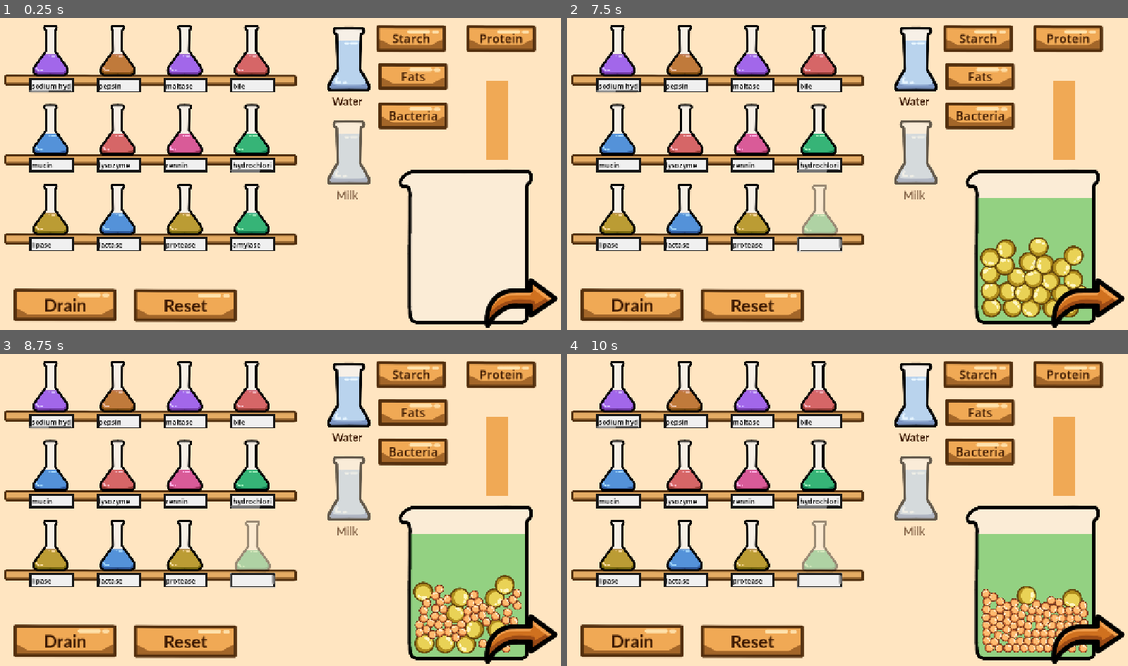
Above: before the commit, frames 1-4 (two rows, left to right).
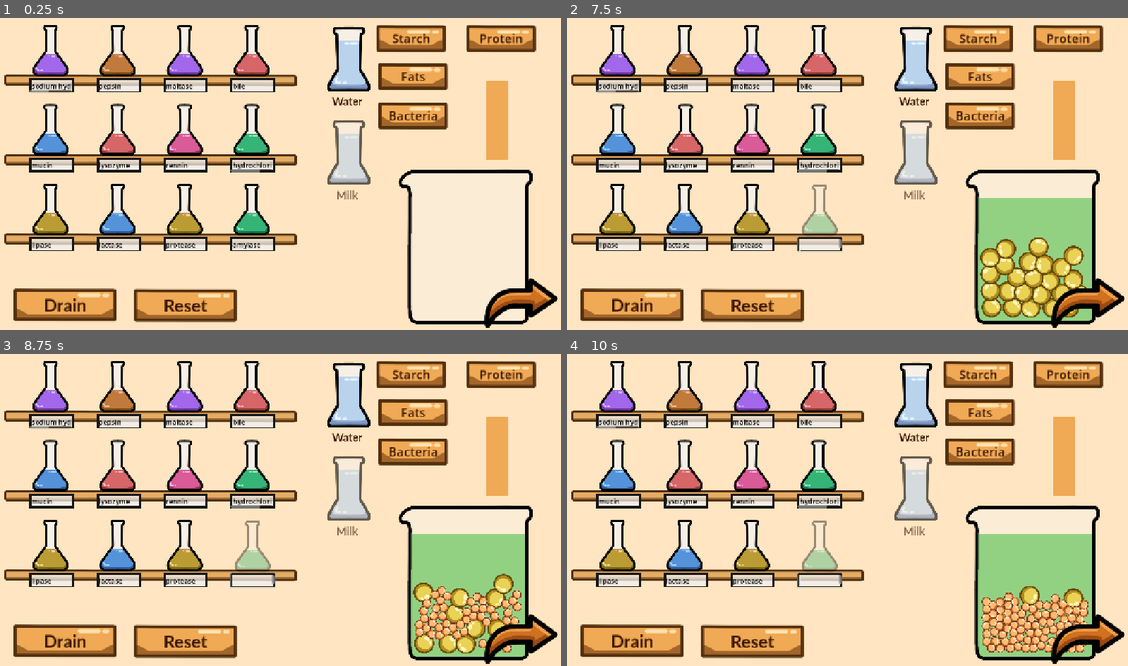
Above: after the commit, the same moments.

Repository: Fae-aof/Digestion-Junction
Game: Godot game, scene res://Digestion Track/track_level.tscn
Same seed, same stepped clock (60 frames per second), same inputs: the game is played once before the commit and once after it.
Inputs (mouse positions are in pixels of both pictures, inside the frame that each line leads up to):
- Up to frame 1 (0.25 s): no input
- Up to frame 2 (7.5 s): click (1066, 120) at 0.5 s; click (617, 49) at 1.27 s; tap Enter at 2, 3.5, 5, 5.75, 6.5, 7.25 s; move the mouse to (970, 155) at 2.02 s; hold Right 2.03-2.75 s; tap Alt at 2.1, 5.1, 6.6 s; click (970, 155) at 2.17 s; click "Drain" at 2.75 s; move the mouse to (735, 186) at 3.52 s; hold Down (ui_down) 3.53-4.25 s; tap Shift at 3.6, 5.85, 7.35 s; click "Starch" at 4.25 s; move the mouse to (903, 102) at 5.02 s; hold Right 5.03-5.78 s; move the mouse to (819, 233) at 5.77 s; hold Up 5.78-6.53 s; click (819, 233) at 5.92 s; move the mouse to (1015, 217) at 6.52 s; hold Left from 6.53 s (still down); move the mouse to (673, 124) at 7.27 s
- Up to frame 3 (8.75 s): move the mouse to (308, 506) at 8.02 s; release Left at 8.03 s; hold Down (ui_down) from 8.03 s (still down); tap Alt at 8.1 s; click (308, 506) at 8.17 s
- Up to frame 4 (10 s): move the mouse to (763, 428) at 8.77 s; release Down (ui_down) at 8.78 s; hold Right 8.78-9.53 s; tap Shift at 8.85 s; move the mouse to (970, 491) at 9.52 s; hold Up from 9.53 s (still down); tap Alt at 9.6 s

The runs differ from the first frame. In frame 1, 1.5% of the frame differs, in the area x 5-49%, y 19-73%; in frame 2, 1.6%; in frame 3, 3.0%; in frame 4, 3.5%, in the area x 5-93%, y 19-96%.

Commit message:
Changed peristalsis
- Peristalsis gets enabled when the food has been bitten in the mouth
- Changed peristalsis movement to be smoother
- Added peristalsis panel minigame
- Player must click the moving button to continue peristalsis of food through the gullet

Diff:
--- /dev/null
+++ b/digestion-junction/Digestion Track/Bit Molecule.tscn
@@ -0,0 +1,40 @@
+[gd_scene format=3 uid="uid://bd63w5x1guufo"]
+
+[ext_resource type="Script" uid="uid://dj1d6dy2ffjcx" path="res://Digestion Track/bit_molecule.gd" id="1_40502"]
+[ext_resource type="Texture2D" uid="uid://dj21tvj7oexi1" path="res://Sprites/Molecules/mol_maltose.png" id="2_ua7y6"]
+
+[sub_resource type="PhysicsMaterial" id="PhysicsMaterial_auskg"]
+friction = 2.5
+absorbent = true
+
+[sub_resource type="SpriteFrames" id="SpriteFrames_1vivr"]
+animations = [{
+"frames": [{
+"duration": 1.0,
+"texture": ExtResource("2_ua7y6")
+}],
+"loop": 1,
+"name": &"Molecule",
+"speed": 5.0
+}]
+
+[sub_resource type="CircleShape2D" id="CircleShape2D_1vivr"]
+radius = 39.22323
+
+[node name="TrackMolecule" type="RigidBody2D" unique_id=246993542]
+physics_material_override = SubResource("PhysicsMaterial_auskg")
+freeze_mode = 1
+continuous_cd = 2
+constant_force = Vector2(0.1, 0)
+script = ExtResource("1_40502")
+
+[node name="AnimatedSprite2D" type="AnimatedSprite2D" parent="." unique_id=644171979]
+scale = Vector2(0.21, 0.21)
+sprite_frames = SubResource("SpriteFrames_1vivr")
+animation = &"Molecule"
+
+[node name="CollisionShape2D" type="CollisionShape2D" parent="." unique_id=501776737]
+scale = Vector2(0.21, 0.21)
+shape = SubResource("CircleShape2D_1vivr")
+
+[connection signal="body_entered" from="." to="." method="_on_body_entered"]
--- a/digestion-junction/Digestion Track/Track Molecule.tscn
+++ b/digestion-junction/Digestion Track/Track Molecule.tscn
@@ -22,6 +22,8 @@
 radius = 39.22323
 
 [node name="TrackMolecule" type="RigidBody2D" unique_id=246993542 groups=["small"]]
+collision_layer = 3
+collision_mask = 3
 physics_material_override = SubResource("PhysicsMaterial_auskg")
 freeze_mode = 1
 continuous_cd = 2
--- /dev/null
+++ b/digestion-junction/Digestion Track/bit_molecule.gd
@@ -0,0 +1,12 @@
+extends RigidBody2D
+
+@onready var animation: AnimatedSprite2D = $AnimatedSprite2D
+@onready var collision: CollisionShape2D = $CollisionShape2D
+
+
+# Called when the node enters the scene tree for the first time.
+func _ready() -> void:
+	var scl = randf_range(0.08, 0.13)
+	animation.scale = Vector2(scl, scl)
+	collision.scale = Vector2(scl, scl)
+	apply_force(Vector2(10, 2))
--- a/digestion-junction/Digestion Track/peristalsis.tscn
+++ b/digestion-junction/Digestion Track/peristalsis.tscn
@@ -7,9 +7,9 @@
 
 [node name="Left Push" type="CollisionPolygon2D" parent="." unique_id=1622975802]
 position = Vector2(-70, 0)
-polygon = PackedVector2Array(-32, -25, 48, -37, 37, -25, 23, 47, -29, 67)
+polygon = PackedVector2Array(-32, -25, 48, -37, 37, -25, 23, 27, -29, 35)
 
 [node name="Right Push" type="CollisionPolygon2D" parent="." unique_id=1616489001]
 position = Vector2(70, 0)
 scale = Vector2(-1, 1)
-polygon = PackedVector2Array(-32, -25, 45, -37, 37, -25, 23, 47, -32, 63)
+polygon = PackedVector2Array(-32, -25, 45, -37, 37, -25, 23, 28, -32, 31)
--- /dev/null
+++ b/digestion-junction/Digestion Track/peristalsis_node.gd
@@ -0,0 +1,27 @@
+extends StaticBody2D
+
+@onready var left_push: CollisionPolygon2D = $"Left Push"
+@onready var right_push: CollisionPolygon2D = $"Right Push"
+
+var first = true
+var decay = 20
+
+func _ready() -> void:
+	var time = 0.2
+	var tweenR = create_tween()
+	tweenR.tween_property(right_push, "position", Vector2(50, 0), time)
+	var tweenL = create_tween()
+	tweenL.tween_property(left_push, "position", Vector2(-50, 0), time)
+
+func move():
+	if first:
+		await get_tree().create_timer(0.2).timeout
+		first = false
+	var time = 0.7
+	var tweenR = create_tween()
+	tweenR.tween_property(right_push, "position", right_push.position + Vector2(0, 20), time)
+	var tweenL = create_tween()
+	tweenL.tween_property(left_push, "position", left_push.position + Vector2(0, 20), time)
+	decay -= 1
+	if decay <= 0:
+		queue_free()
--- /dev/null
+++ b/digestion-junction/Digestion Track/peristalsis_node.tscn
@@ -0,0 +1,24 @@
+[gd_scene format=3 uid="uid://ds7o8kvvyt1tj"]
+
+[ext_resource type="Script" uid="uid://dsq5t0p334d26" path="res://Digestion Track/peristalsis_node.gd" id="1_vwrh6"]
+
+[sub_resource type="RectangleShape2D" id="RectangleShape2D_1vivr"]
+size = Vector2(138, 6)
+
+[node name="Peristalsis Node" type="StaticBody2D" unique_id=438394282 groups=["peri"]]
+script = ExtResource("1_vwrh6")
+
+[node name="Left Push" type="CollisionPolygon2D" parent="." unique_id=992433173]
+position = Vector2(-66, 0)
+polygon = PackedVector2Array(-32, -25, 49.845, -37, 46.845, -29, 37, -25, 23, 27, -29, 35)
+
+[node name="Right Push" type="CollisionPolygon2D" parent="." unique_id=1066573836]
+position = Vector2(66, 0)
+scale = Vector2(-1, 1)
+polygon = PackedVector2Array(-32, -25, 47, -37, 44, -30, 33, -24, 23, 28, -32, 31)
+
+[node name="Area2D" type="Area2D" parent="." unique_id=786581198 groups=["peri"]]
+
+[node name="CollisionShape2D" type="CollisionShape2D" parent="Area2D" unique_id=1889200116]
+position = Vector2(1, -28)
+shape = SubResource("RectangleShape2D_1vivr")
--- a/digestion-junction/Digestion Track/track.gd
+++ b/digestion-junction/Digestion Track/track.gd
@@ -12,17 +12,20 @@
 
 @onready var top_teeth: CollisionShape2D = $"Teeth/Top teeth"
 @onready var bottom_teeth: CollisionShape2D = $"Teeth/Bottom teeth"
-@onready var peri_1: Node2D = $Peri1
-@onready var peri_2: Node2D = $Peri2
-@onready var peri_3: Node2D = $Peri3
+var teeth_count = 0
+var teeth_moving = false
 
-var peri_array
-var peri_count = 0
+signal peri_start
+@onready var peristalsis_parent: Marker2D = $"Peristalsis Parent"
+@onready var peri_node = preload("res://Digestion Track/peristalsis_node.tscn")
+var peri_ready = true
+var cooldown = 0
+var decay = 1
 
 var score = 0
 
 func _ready() -> void:
-	peri_array = [peri_1, peri_2, peri_3]
+	peristalsis()
 	barriers = barrier_parent.get_children()
 	current_ans = answers.pop_front()
 
@@ -34,6 +37,9 @@
 func _process(delta: float) -> void:
 	if Input.is_action_just_pressed("ui_down"):
 		move_teeth()
+	if decay > 0:
+		peristalsis()
+	decay -= delta
 
 func _on_area_2d_body_entered(body: Node2D) -> void:
 	if body.is_in_group("small"):
@@ -45,15 +51,19 @@
 		body.shrink()
 
 func move_teeth():
-	var y_cord = 74
-	var mid_cord = 30
-	var tweenT = create_tween()
-	tweenT.tween_property(top_teeth, "position", Vector2 (0,-mid_cord), 0.15)
-	var tweenB = create_tween()
-	tweenB.tween_property(bottom_teeth, "position", Vector2 (0,mid_cord), 0.15)
-	tweenT.tween_property(top_teeth, "position", Vector2 (0,-y_cord), 0.15)
-	tweenB.tween_property(bottom_teeth, "position", Vector2 (0,y_cord), 0.15)
-
+	if !teeth_moving:
+		teeth_moving
+		teeth_count += 1
+		var y_cord = 74
+		var mid_cord = 30
+		var tweenT = create_tween()
+		tweenT.tween_property(top_teeth, "position", Vector2 (0,-mid_cord), 0.15)
+		var tweenB = create_tween()
+		tweenB.tween_property(bottom_teeth, "position", Vector2 (0,mid_cord), 0.15)
+		tweenT.tween_property(top_teeth, "position", Vector2 (0,-y_cord), 0.15)
+		tweenB.tween_property(bottom_teeth, "position", Vector2 (0,y_cord), 0.15)
+		if teeth_count > 4:
+			emit_signal("peri_start")
 
 func _on_esoph_body_exited(body: Node2D) -> void:
 	if body.is_in_group("small"):
@@ -61,14 +71,21 @@
 		body.linear_velocity = Vector2.ZERO
 
 func _on_friction_pressed() -> void:
-	var peri = peri_array[peri_count]
-	for i in peri.get_children():
-		i.squeeze()
-	peri_count += 1;
-	if peri_count >= 3:
-		peri_count = 0
-
+	peristalsis()
 
 func _on_esoph_exit_body_exited(body: Node2D) -> void:
 	if body.is_in_group("small"):
 		body.gravity_scale = 1
+
+func peristalsis():
+	if peri_ready:
+		if cooldown == 0:
+			var new_peri = peri_node.instantiate()
+			peristalsis_parent.add_child(new_peri)
+			cooldown = 3
+		peri_ready = false
+		for i in peristalsis_parent.get_children():
+			i.move()
+		cooldown -= 1
+		await get_tree().create_timer(0.8).timeout
+		peri_ready = true
--- a/digestion-junction/Digestion Track/track.tscn
+++ b/digestion-junction/Digestion Track/track.tscn
@@ -2,16 +2,18 @@
 
 [ext_resource type="Script" uid="uid://cu3glyhuik1e4" path="res://Digestion Track/track.gd" id="1_8ygy3"]
 [ext_resource type="Texture2D" uid="uid://cjwanqxconiqw" path="res://Sprites/lineart of track.PNG" id="2_cg5vd"]
-[ext_resource type="PackedScene" uid="uid://btjqgmgup6buy" path="res://Digestion Track/peristalsis.tscn" id="3_8ygy3"]
 
 [sub_resource type="RectangleShape2D" id="RectangleShape2D_1vivr"]
 size = Vector2(378.5, 126)
 
 [sub_resource type="RectangleShape2D" id="RectangleShape2D_8vrlf"]
-size = Vector2(184, 61)
+size = Vector2(225, 61)
 
 [sub_resource type="RectangleShape2D" id="RectangleShape2D_v5gy4"]
-size = Vector2(60, 22)
+size = Vector2(60, 19)
+
+[sub_resource type="RectangleShape2D" id="RectangleShape2D_qbdty"]
+size = Vector2(139, 20)
 
 [node name="Track" type="StaticBody2D" unique_id=733336893]
 script = ExtResource("1_8ygy3")
@@ -24,7 +26,7 @@
 polygon = PackedVector2Array(85, -367, 119, -488, 116, -649, -116, -696, -200, -663, -145, -616, -9, -586, 15, -560, 15, -494, 7, -359, 26, -21, 88, -6, 97, -195)
 
 [node name="Left 1" type="CollisionPolygon2D" parent="." unique_id=1514394002]
-polygon = PackedVector2Array(-243, -558, -163, -501, -92, -494, -87, -435, -71, -18, -20, -20, -27, -503, -61, -539, -178, -567, -203, -587)
+polygon = PackedVector2Array(-243, -558, -163, -501, -92, -494, -87, -435, -71, -18, -20, -20, -26, -508, -51, -531, -85, -547, -185, -573, -203, -587)
 
 [node name="Left 2" type="CollisionPolygon2D" parent="." unique_id=441769106]
 position = Vector2(133, 570)
@@ -38,7 +40,7 @@
 
 [node name="Barrier 1" type="CollisionPolygon2D" parent="Barriers" unique_id=1947364506]
 position = Vector2(9, -46)
-polygon = PackedVector2Array(-41, -458, 22, -458, 23.368835, -480.58572, -19, -538, -52, -490)
+polygon = PackedVector2Array(-41, -458, 22, -458, 23.368835, -480.58572, -19, -538, -53, -495, -76, -493)
 
 [node name="Barrier 2" type="CollisionPolygon2D" parent="Barriers" unique_id=189679716]
 position = Vector2(-112, 731)
@@ -47,6 +49,14 @@
 [node name="Barrier 3" type="CollisionPolygon2D" parent="Barriers" unique_id=1211630617]
 position = Vector2(-14, 1074)
 polygon = PackedVector2Array(-31, -441, 61, -444, 68, -518, -46, -488)
+
+[node name="Barriers2" type="StaticBody2D" parent="." unique_id=1680986243]
+collision_layer = 2
+collision_mask = 2
+
+[node name="Barrier 1" type="CollisionPolygon2D" parent="Barriers2" unique_id=363560822]
+position = Vector2(9, -46)
+polygon = PackedVector2Array(-41, -458, 22, -458, 23.368835, -480.58572, -19, -538, -53, -495, -76, -493)
 
 [node name="Area2D" type="Area2D" parent="." unique_id=397681386]
 
@@ -58,18 +68,18 @@
 position = Vector2(-77, -580)
 
 [node name="Top teeth" type="CollisionShape2D" parent="Teeth" unique_id=1699202606]
-position = Vector2(0, -74)
+position = Vector2(-3.5, -74)
 shape = SubResource("RectangleShape2D_8vrlf")
 
 [node name="Bottom teeth" type="CollisionShape2D" parent="Teeth" unique_id=336527218]
-position = Vector2(0, 74)
+position = Vector2(-3, 74)
 shape = SubResource("RectangleShape2D_8vrlf")
 
 [node name="Esoph" type="Area2D" parent="." unique_id=1805188069]
 position = Vector2(0, -430)
 
 [node name="CollisionShape2D" type="CollisionShape2D" parent="Esoph" unique_id=1982887281]
-position = Vector2(-8, 15)
+position = Vector2(-8, 3)
 shape = SubResource("RectangleShape2D_v5gy4")
 
 [node name="CollisionShape2D2" type="CollisionShape2D" parent="Esoph" unique_id=676437331]
@@ -94,34 +104,21 @@
 offset_bottom = -14.0
 flat = true
 
-[node name="Peri1" type="Node2D" parent="." unique_id=714166358]
+[node name="Peristalsis Parent" type="Marker2D" parent="." unique_id=1205739989]
+position = Vector2(-11, -415)
 
-[node name="Peristalsis" parent="Peri1" unique_id=1236845276 instance=ExtResource("3_8ygy3")]
-position = Vector2(-11, -424)
+[node name="Peri Start" type="Area2D" parent="." unique_id=161578641]
+position = Vector2(0, -363)
 
-[node name="Peristalsis2" parent="Peri1" unique_id=965425987 instance=ExtResource("3_8ygy3")]
-position = Vector2(-7, -212)
-
-[node name="Peri2" type="Node2D" parent="." unique_id=2010762670]
-position = Vector2(0, 43)
-
-[node name="Peristalsis" parent="Peri2" unique_id=1291056959 instance=ExtResource("3_8ygy3")]
-position = Vector2(-11, -394)
-
-[node name="Peristalsis3" parent="Peri2" unique_id=1929237394 instance=ExtResource("3_8ygy3")]
-position = Vector2(0, -185)
-
-[node name="Peri3" type="Node2D" parent="." unique_id=1707992060]
-position = Vector2(0, 43)
-
-[node name="Peristalsis2" parent="Peri3" unique_id=790372393 instance=ExtResource("3_8ygy3")]
-position = Vector2(-11, -324)
-
-[node name="Peristalsis4" parent="Peri3" unique_id=1802769886 instance=ExtResource("3_8ygy3")]
-position = Vector2(0, -117)
+[node name="CollisionShape2D" type="CollisionShape2D" parent="Peri Start" unique_id=1182651869]
+position = Vector2(-15.5, 73)
+shape = SubResource("RectangleShape2D_qbdty")
 
 [connection signal="body_entered" from="Area2D" to="." method="_on_area_2d_body_entered"]
 [connection signal="body_entered" from="Teeth" to="." method="_on_teeth_body_entered"]
 [connection signal="body_exited" from="Esoph" to="." method="_on_esoph_body_exited"]
 [connection signal="body_exited" from="Esoph_exit" to="." method="_on_esoph_exit_body_exited"]
 [connection signal="pressed" from="Friction" to="." method="_on_friction_pressed"]
+[connection signal="area_entered" from="Peri Start" to="." method="_on_peri_start_area_entered"]
+[connection signal="area_exited" from="Peri Start" to="." method="_on_peri_start_area_exited"]
+[connection signal="area_shape_entered" from="Peri Start" to="." method="_on_peri_start_area_shape_entered"]
--- a/digestion-junction/Digestion Track/track_level.gd
+++ b/digestion-junction/Digestion Track/track_level.gd
@@ -28,14 +28,22 @@
 var sections = ["At Mouth", "At Stomach", "At Small Intestine"]
 var guide = ["The mouth produces saliva that destroys bacteria, breaks down starch and softens food."]
 
+#Peristalsis
+@onready var but_mark2: Marker2D = $"Game Panel/Marker2D"
+@onready var but_mark: Marker2D = $"Game Panel/Marker2D2"
+@onready var button: Button = $"Game Panel/Button"
+@onready var game_panel: Panel = $"Game Panel"
+
 func _process(delta: float) -> void:
 	score.text = "Score: " + str(track.score)
+
 
 func _ready() -> void:
 	labels = components.get_children()
 	part_label.text = sections.pop_front()
 	answers = track.current_ans
 	answer_text.text = guide[0]
+	track.connect("peri_start", peri_start)
 
 func _on_to_track_pressed() -> void:
 	for i in labels:
@@ -54,6 +62,7 @@
 
 
 func _on_pour_solution_pressed() -> void:
+	track.area_complete()
 	var incorrect = solution_maker.components.duplicate()
 	for i in solution_maker.components:
 		if answers.has(i):
@@ -126,3 +135,10 @@
 		solution_maker.offset += Vector2(0, dist)
 		await get_tree().create_timer(0.3).timeout
 		not_moving = true
+
+func _on_button_pressed() -> void:
+	button.global_position = Vector2(randf_range(but_mark.global_position.x, but_mark2.global_position.x), randf_range(but_mark.global_position.y, but_mark2.global_position.y))
+	track.decay = 1
+
+func peri_start():
+	game_panel.show()
--- a/digestion-junction/Digestion Track/track_level.tscn
+++ b/digestion-junction/Digestion Track/track_level.tscn
@@ -12,6 +12,8 @@
 [ext_resource type="PackedScene" uid="uid://d2a7eqi5tg1lh" path="res://Digestion Track/Track Molecule.tscn" id="9_hoved"]
 [ext_resource type="Texture2D" uid="uid://dj21tvj7oexi1" path="res://Sprites/Molecules/mol_maltose.png" id="11_hoved"]
 [ext_resource type="Script" uid="uid://b6m6hpnev7tx3" path="res://Digestion Track/push.gd" id="12_c1ukn"]
+[ext_resource type="StyleBox" uid="uid://cab7kik7st1l2" path="res://Styleboxes/Text Input White.tres" id="13_vp72e"]
+[ext_resource type="Texture2D" uid="uid://bfol37kc2g5p1" path="res://Sprites/Molecules/mol_starch.png" id="14_4e0s8"]
 
 [sub_resource type="StyleBoxFlat" id="StyleBoxFlat_1vivr"]
 bg_color = Color(1, 0.8980392, 0.75686276, 1)
@@ -282,11 +284,37 @@
 horizontal_alignment = 1
 autowrap_mode = 2
 
+[node name="Game Panel" type="Panel" parent="." unique_id=1675243265 groups=["movable"]]
+visible = false
+offset_left = 1352.0
+offset_top = 81.0
+offset_right = 1875.0
+offset_bottom = 635.0
+theme_override_styles/panel = ExtResource("13_vp72e")
+
+[node name="Button" type="Button" parent="Game Panel" unique_id=177871510]
+layout_mode = 0
+offset_left = 214.99998
+offset_top = 230.99998
+offset_right = 323.0
+offset_bottom = 339.0
+scale = Vector2(0.7, 0.7)
+icon = ExtResource("14_4e0s8")
+flat = true
+icon_alignment = 1
+
+[node name="Marker2D" type="Marker2D" parent="Game Panel" unique_id=634532084]
+position = Vector2(425, 469)
+
+[node name="Marker2D2" type="Marker2D" parent="Game Panel" unique_id=1642215591]
+position = Vector2(26, 25)
+
 [connection signal="pressed" from="To Track" to="." method="_on_to_track_pressed"]
 [connection signal="pressed" from="To Lab" to="." method="_on_to_lab_pressed"]
 [connection signal="pressed" from="Up" to="." method="_on_up_pressed"]
 [connection signal="pressed" from="Down" to="." method="_on_down_pressed"]
 [connection signal="pressed" from="Push" to="Push" method="_on_pressed"]
 [connection signal="pressed" from="Pour Solution" to="." method="_on_pour_solution_pressed"]
+[connection signal="pressed" from="Game Panel/Button" to="." method="_on_button_pressed"]
 
 [editable path="Spawner"]
--- a/digestion-junction/Digestion Track/track_molecule.gd
+++ b/digestion-junction/Digestion Track/track_molecule.gd
@@ -2,26 +2,55 @@
 
 @onready var animation: AnimatedSprite2D = $AnimatedSprite2D
 @onready var collision: CollisionShape2D = $CollisionShape2D
+@onready var bit_scene = preload("res://Digestion Track/Bit Molecule.tscn")
 
 var too_big = true
 var bites_cap = 4
 
 func shrink():
-	print(bites_cap)
 	if bites_cap > 0:
 		var random = randi_range(1, 9)
-		print(random)
 		if random > 7:
-			var scl = randf_range(0.12, 0.16)
-			animation.scale = Vector2(scl, scl)
-			collision.scale = Vector2(scl, scl)
-			bites_cap = -5
+			for i in randi_range(2, 3):
+				var mol = bit_scene.instantiate()
+				mol.set_deferred("global_position", global_position)
+				get_parent().add_child(mol)
+			queue_free()
 		else:
 			bites_cap -= 1
-	elif bites_cap == -5:
-		pass
 	else:
-			var scl = randf_range(0.12, 0.16)
-			animation.scale = Vector2(scl, scl)
-			collision.scale = Vector2(scl, scl)
-			bites_cap = -5
+		for i in randi_range(2, 3):
+			var mol = bit_scene.instantiate()
+			mol.set_deferred("global_position", global_position)
+			get_parent().add_child(mol)
+		queue_free()
+
+
+
+
+
+
+
+
+	#if bites_cap > 0:
+		#var random = randi_range(1, 9)
+		#if random > 7:
+			#var scl = randf_range(0.12, 0.16)
+			#animation.scale = Vector2(scl, scl)
+			#collision.scale = Vector2(scl, scl)
+			#bites_cap = -5
+			#set_collision_layer_value(2, false)
+			#set_collision_mask_value(2, false)
+			#apply_force(Vector2(10, 2))
+		#else:
+			#bites_cap -= 1
+	#elif bites_cap == -5:
+		#pass
+	#else:
+			#var scl = randf_range(0.12, 0.16)
+			#animation.scale = Vector2(scl, scl)
+			#collision.scale = Vector2(scl, scl)
+			#bites_cap = -5
+			#set_collision_layer_value(2, false)
+			#set_collision_mask_value(2, false)
+			#apply_force(Vector2(10, 2))
--- a/digestion-junction/Styleboxes/Text Input White.tres
+++ b/digestion-junction/Styleboxes/Text Input White.tres
@@ -1,7 +1,7 @@
 [gd_resource type="StyleBoxFlat" format=3 uid="uid://cab7kik7st1l2"]
 
 [resource]
-bg_color = Color(0.9401983, 0.9401984, 0.9401983, 1)
+bg_color = Color(0.9411765, 0.9411765, 0.9411765, 0.74509805)
 border_width_left = 6
 border_width_top = 6
 border_width_right = 6
--- a/digestion-junction/project.godot
+++ b/digestion-junction/project.godot
@@ -46,6 +46,7 @@
 small=""
 movable=""
 teeth=""
+peri=""
 
 [physics]
 
Not shown, added: digestion-junction/Digestion Track/bit_molecule.gd.uid
Not shown, added: digestion-junction/Digestion Track/peristalsis_node.gd.uid
